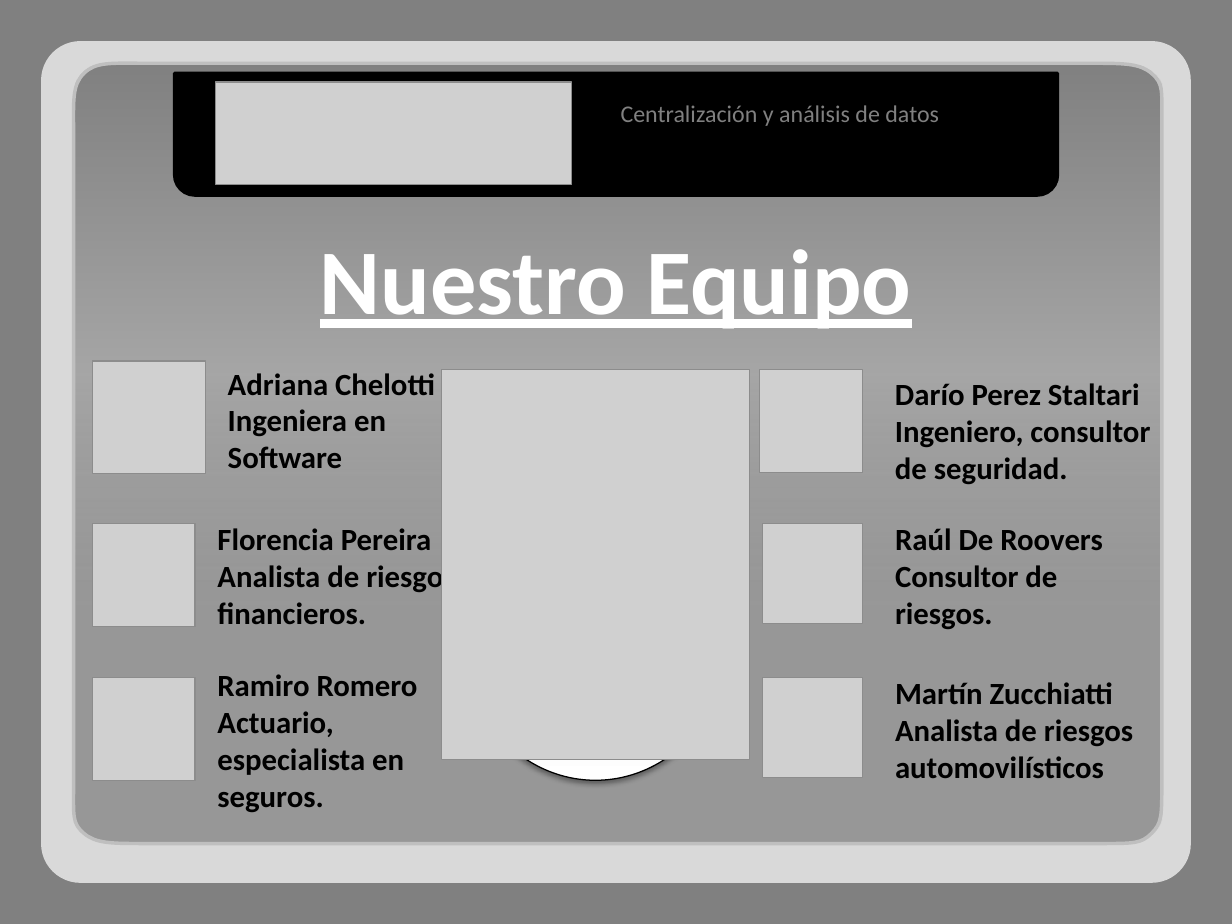
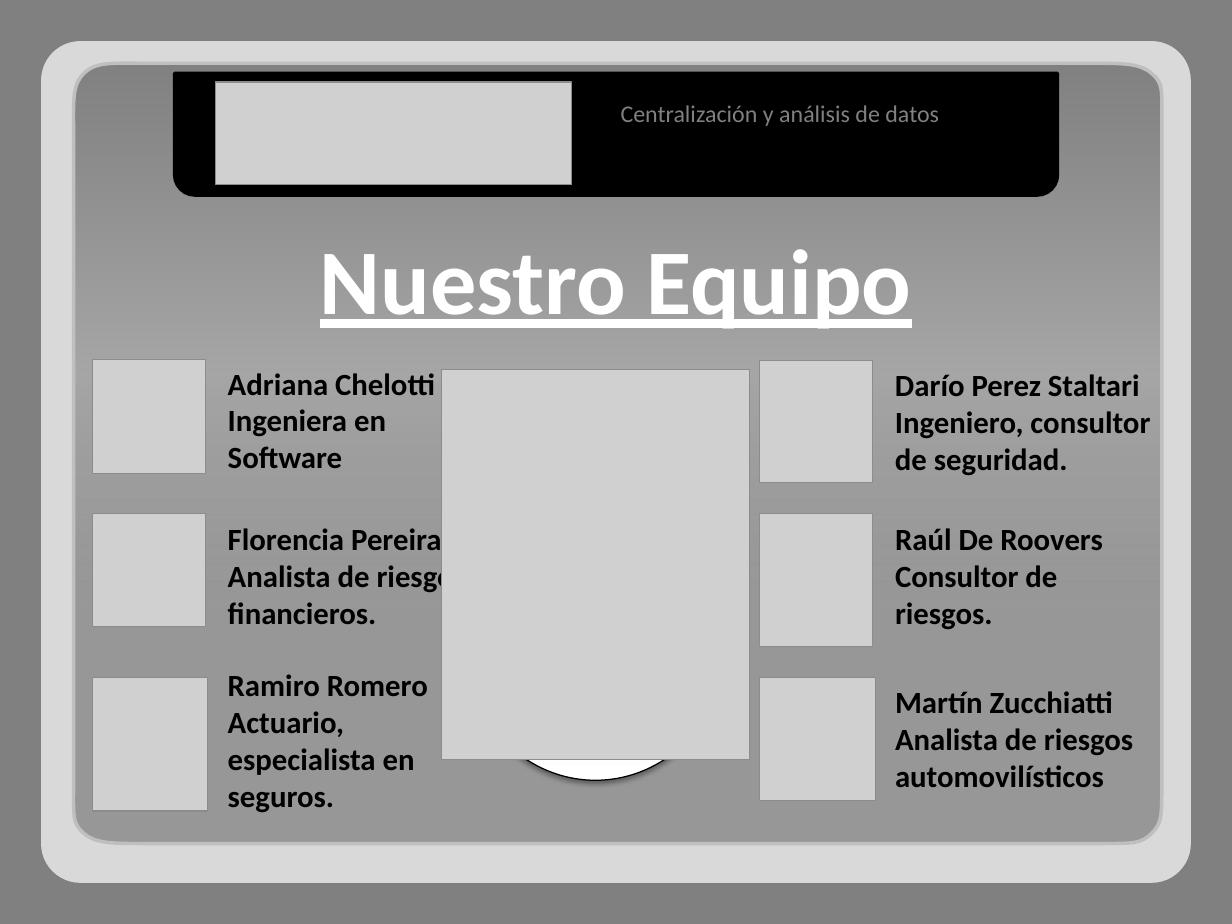
Before and after one commit to adrianachelotti/tallerdesarrollo1ero2011, a slide deck: slide 4 of Presentacion/Comercial/Presentacion Comercial.pptx. Drawn at 1232x924 pixels with LibreOffice and Linux fonts; fonts in the diff are those of the drawing; grey boxes stand for pictures. Boxes give left, top, right and bottom in pixels: in the first picture for what was removed or moved away, otherwise in the second. Text is boxed around its words. In the diff, an @@ line names an element or a change of style, - is before the commit and + after.

```diff
--- a/Presentacion/Comercial/Presentacion Comercial.pptx
+++ b/Presentacion/Comercial/Presentacion Comercial.pptx
@@ picture: place and size @@
-picture at (760, 370, 862, 472)
+picture at (760, 361, 873, 483)
@@ text "Darío Perez Staltari Ingeniero, consultor ...": place and size @@
-text "Darío Perez Staltari Ingeniero, consultor ..." at (895, 383, 1150, 484)
+text "Darío Perez Staltari Ingeniero, consultor ..." at (895, 374, 1150, 475)
@@ picture: place and size @@
-picture at (92, 524, 195, 626)
+picture at (92, 514, 206, 627)
@@ text "Florencia Pereira Analista de riesgos ...": place and size @@
-text "Florencia Pereira Analista de riesgos ..." at (217, 528, 455, 624)
+text "Florencia Pereira Analista de riesgos ..." at (228, 528, 466, 624)
@@ picture: place and size @@
-picture at (763, 524, 862, 623)
+picture at (760, 514, 873, 647)
@@ text "Ramiro Romero Actuario, especialista en ...": place and size @@
-text "Ramiro Romero Actuario, especialista en ..." at (217, 674, 418, 812)
+text "Ramiro Romero Actuario, especialista en ..." at (228, 674, 428, 812)
@@ picture: place and size @@
-picture at (92, 678, 195, 780)
+picture at (92, 678, 207, 811)
@@ picture: place and size @@
-picture at (763, 678, 862, 777)
+picture at (760, 678, 876, 801)
@@ text "Martín Zucchiatti": place and size @@
-text "Martín Zucchiatti" at (895, 682, 1133, 778)
+text "Martín Zucchiatti" at (895, 691, 1133, 787)
```
Also in this commit, not shown: 1 other slide changed.
